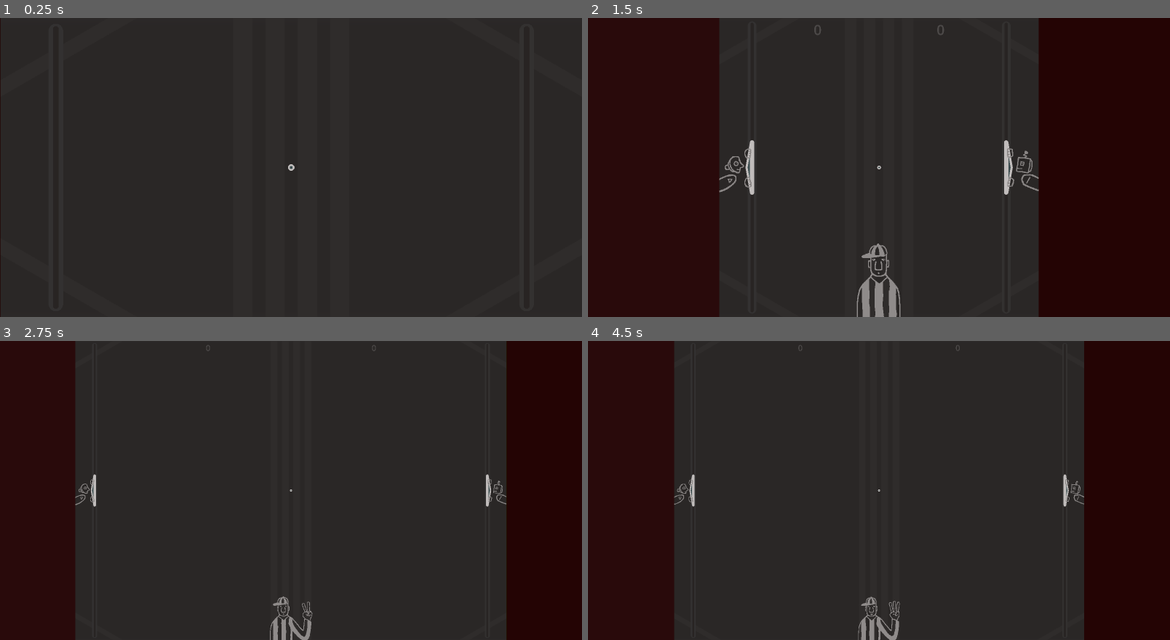
Above: before the commit, frames 1-4 (two rows, left to right).
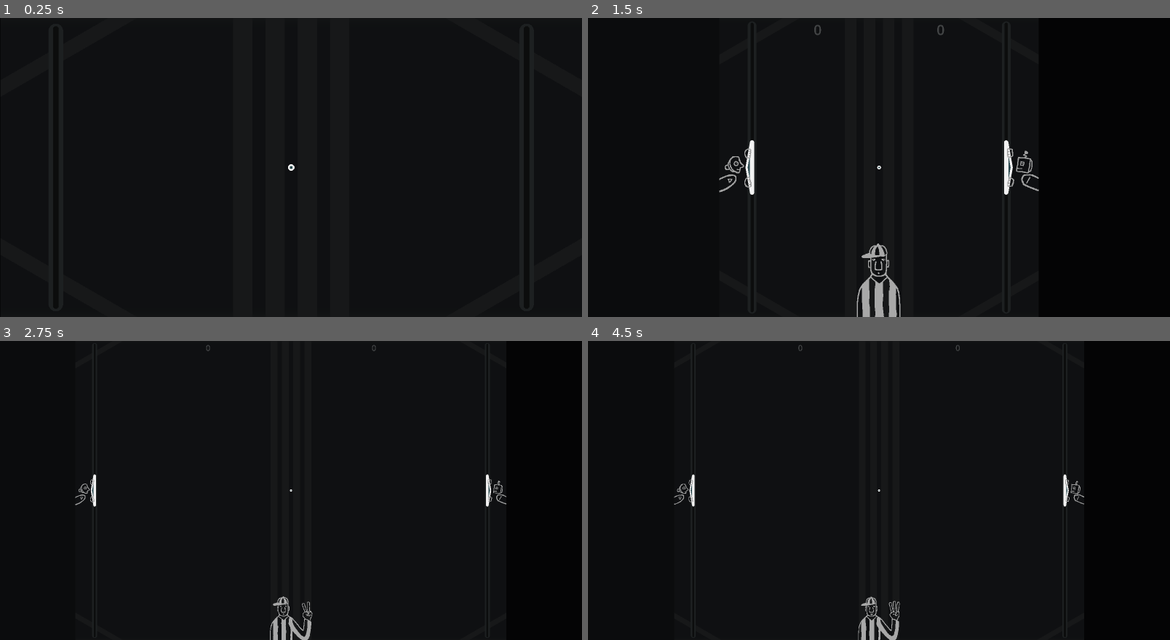
Above: after the commit, the same moments.

Repository: pixerhp/Pixers-Pong
Game: Godot game, scene res://scenes/topscenes/gameplay_topscene.tscn
Same seed, same stepped clock (60 frames per second), same inputs: the game is played once before the commit and once after it.
Inputs (mouse positions are in pixels of both pictures, inside the frame that each line leads up to):
- Up to frame 1 (0.25 s): no input
- Up to frame 2 (1.5 s): move the mouse to (1007, 152) at 0.52 s; hold D (plr1_bump_right) 0.53-1.28 s; tap T (court_resize_test) at 0.6, 1.35 s; click (1007, 152) at 0.67 s; move the mouse to (762, 182) at 1.27 s; hold S (plr1_down) from 1.28 s (still down)
- Up to frame 3 (2.75 s): move the mouse to (349, 424) at 2.02 s; release S (plr1_down) at 2.03 s; hold D (plr1_bump_right) from 2.03 s (still down); tap Shift (plr1_slow) at 2.1 s; tap T (court_resize_test) at 2.3 s
- Up to frame 4 (4.5 s): tap Enter at 2.75 s; move the mouse to (849, 550) at 2.77 s; release D (plr1_bump_right) at 2.78 s; hold W (plr1_up) 2.78-3.53 s; tap Keypad 0 (plr2_slow) at 2.85 s; click (849, 550) at 2.92 s; tap T (court_resize_test) at 3.05, 3.6, 4.35 s; move the mouse to (1053, 535) at 3.52 s; hold A (plr1_bump_left) from 3.53 s (still down); tap Space at 4.25 s; move the mouse to (704, 445) at 4.27 s

The runs differ from the first frame. In frame 1, 80% of the frame differs, in the area x 0-100%, y 0-100%; in frame 2, 89%; in frame 3, 94%; in frame 4, 94%.

Commit message:
Reset ball trail func + Update debug rects

Diff:
--- a/scenes/topscenes/gameplay_topscene.tscn
+++ b/scenes/topscenes/gameplay_topscene.tscn
@@ -370,16 +370,18 @@
 collide_with_areas = true
 collide_with_bodies = false
 
-[node name="ColorRect" type="ColorRect" parent="CenteringParent/ClippingParent" unique_id=1751128402]
-layout_mode = 1
-anchors_preset = 15
-anchor_right = 1.0
-anchor_bottom = 1.0
-grow_horizontal = 2
-grow_vertical = 2
-color = Color(0, 0, 1, 0.13725491)
-
-[node name="ColorRect" type="ColorRect" parent="CenteringParent" unique_id=1754582395]
+[node name="DebugRect3" type="ColorRect" parent="CenteringParent/ClippingParent" unique_id=1751128402]
+visible = false
+layout_mode = 1
+anchors_preset = 15
+anchor_right = 1.0
+anchor_bottom = 1.0
+grow_horizontal = 2
+grow_vertical = 2
+color = Color(0, 0, 1, 0.1254902)
+
+[node name="DebugRect2" type="ColorRect" parent="CenteringParent" unique_id=1754582395]
+visible = false
 layout_mode = 1
 anchors_preset = 15
 anchor_right = 1.0
@@ -468,7 +470,8 @@
 [node name="Spacer2" type="Control" parent="PauseMenuContainer/BackPanel/VBoxContainer" unique_id=631958866]
 layout_mode = 2
 
-[node name="ColorRect" type="ColorRect" parent="." unique_id=1422858362]
+[node name="DebugRect1" type="ColorRect" parent="." unique_id=1422858362]
+visible = false
 layout_mode = 1
 anchors_preset = 15
 anchor_right = 1.0
--- a/scripts/gameplay_script.gd
+++ b/scripts/gameplay_script.gd
@@ -77,6 +77,7 @@
 	reset_scores_visuals()
 	reset_paddles()
 	reset_ball()
+	reset_balltrail()
 	reset_referee()
 
 func reset_framing():
@@ -136,6 +137,11 @@
 func reset_ball():
 	%Ball.position = Globals.GAME_SIZE / 2.0
 	%Ball.set_meta("velocity", Vector2(-400.0, 0.0))
+func reset_balltrail():
+	balltrail_positions.clear()
+	balltrail_times.clear()
+	%BallTrail.points = PackedVector2Array([])
+	print(%BallTrail.points)
 func reset_referee():
 	%Referee.position = Vector2(Globals.GAME_SIZE.x/2.0, Globals.GAME_SIZE.y + 144.0)
 	%Referee.scale.x = 1.0
@@ -216,9 +222,7 @@
 	%Ball.position = Globals.GAME_SIZE / 2.0
 	%Ball.set_meta("velocity", Vector2(-400, 0))
 
-	balltrail_positions.clear()
-	balltrail_times.clear()
-	%BallTrail.points = []
+	reset_balltrail()
 
 	ballshapecast_current_exceptions.clear()
 	%BallShapeCast.clear_exceptions()
